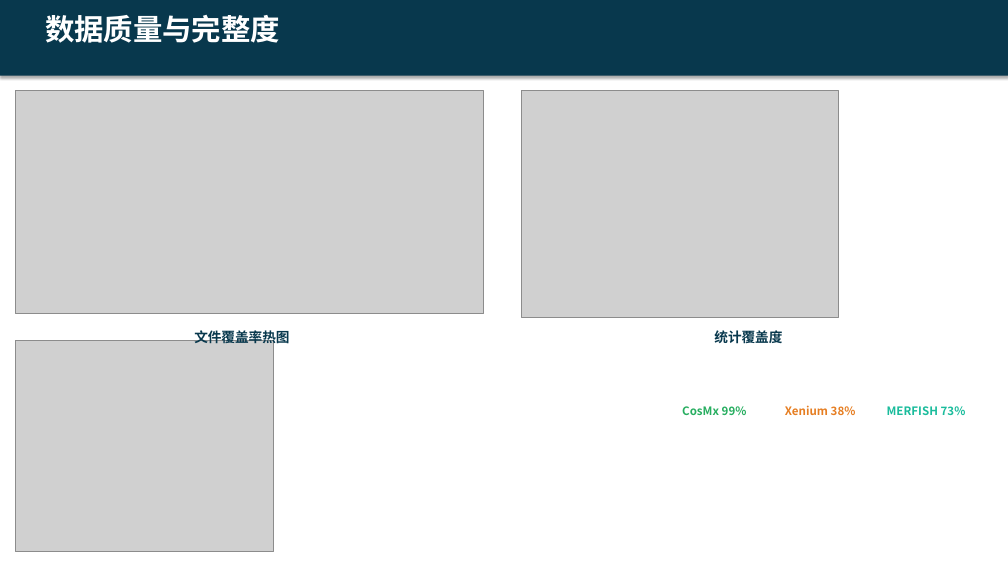
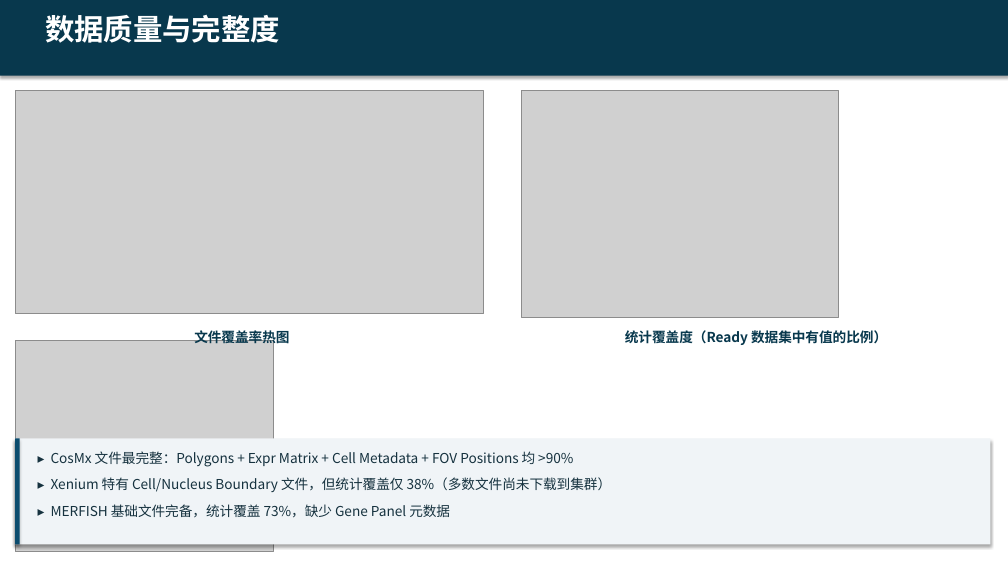
Before and after one commit to zf-li23/SubCellSpace, a slide deck: slide 6 of report/SubCellSpace_Presentation.pptx. Drawn at 1008x567 pixels with LibreOffice and Linux fonts; fonts in the diff are those of the drawing; grey boxes stand for pictures. Boxes give left, top, right and bottom in pixels: in the first picture for what was removed or moved away, otherwise in the second. Text is boxed around its words. In the diff, an @@ line names an element or a change of style, - is before the commit and + after.

Commit message:
fix: multiple PPT layout fixes
1. Single-image slides centered: Pipeline (9.5in→center), Case Study (6.2in→center), Concept (5.7in→center)
2. Slide 5: growth curve gets wider box (4.8in), other two shrunk (3.8in)
3. Slide 6: added 3-line explanatory text below images
4. log10 subscript format: changed log₁₀ to log10
5. Slide 8 icon: 🩺→📋 (unrenderable emoji replaced)

```diff
--- a/report/SubCellSpace_Presentation.pptx
+++ b/report/SubCellSpace_Presentation.pptx
@@ text at [625, 330, 887, 345]: text changed @@
-统计覆盖度
+统计覆盖度（Ready 数据集中有值的比例）
@@ text removed at [682, 406, 747, 415] @@
-CosMx 99%
@@ text removed at [785, 405, 856, 415] @@
-Xenium 38%
@@ text removed at [887, 406, 966, 415] @@
-MERFISH 73%
@@ rectangle added at [15, 439, 991, 544], fill #F0F4F7 @@
@@ rectangle added at [15, 439, 20, 544], fill #0B4C6E @@
@@ text added at [51, 451, 573, 467], 13 pt, text #16323F @@
+▸ CosMx 文件最完整：Polygons + Expr Matrix + Cell Metadata + FOV Positions 均 >90%
@@ text added at [51, 477, 612, 492], 13 pt, text #16323F @@
+▸ Xenium 特有 Cell/Nucleus Boundary 文件，但统计覆盖仅 38%（多数文件尚未下载到集群）
@@ text added at [51, 504, 450, 518], 13 pt, text #16323F @@
+▸ MERFISH 基础文件完备，统计覆盖 73%，缺少 Gene Panel 元数据
```
Also in this commit, not shown: 6 other slides changed, 1 other file.
